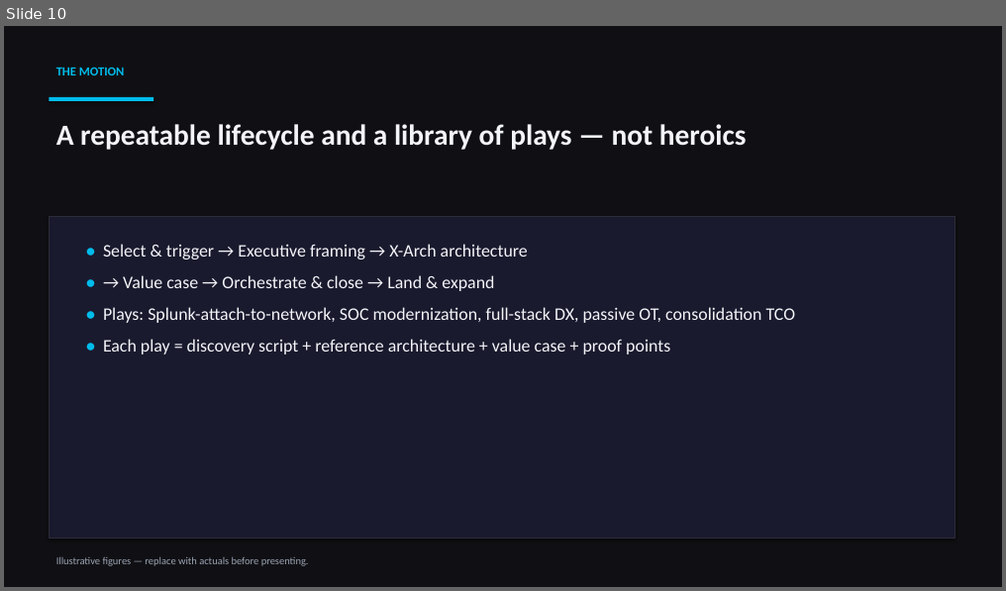
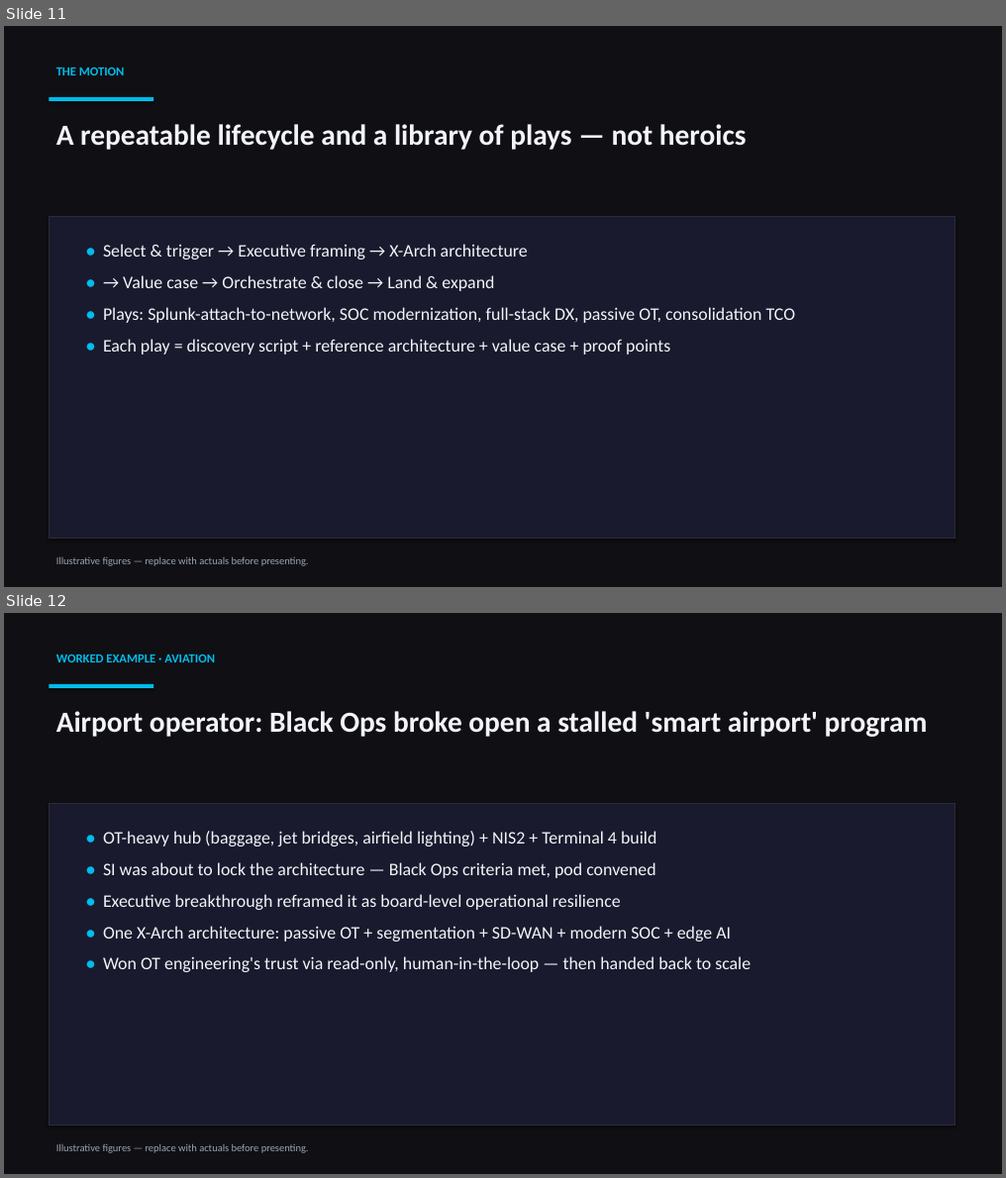
Before and after one commit to rcasey1978/FieldCTO_TacticalSelling, a slide deck: Field-CTO-XArch-Business-Case.pptx. Shown one above the other, each under a label of ours: slide 10 before the commit, slides 11 and 12 after it. The pictures are 1006x591 and 1006x1178 pixels, drawn with LibreOffice and Linux fonts; fonts in the diff are those of the drawing. Boxes give left, top, right and bottom in pixels: in the first picture for what was removed or moved away, otherwise in the second. Text is boxed around its words. In the diff, an @@ line names an element or a change of style, - is before the commit and + after.

```diff
--- a/Field-CTO-XArch-Business-Case.pptx
+++ b/Field-CTO-XArch-Business-Case.pptx
@@ slide 12 added at bbox=[4, 613, 1002, 1174], background #FFFFFF @@
@@ rectangle added at bbox=[4, 613, 1002, 1174], fill #101014 @@
@@ text added at bbox=[56, 654, 215, 663], 12 pt, text #00BCEB, bold @@
+WORKED EXAMPLE · AVIATION
@@ rectangle added at bbox=[49, 684, 153, 688], fill #00BCEB @@
@@ text added at bbox=[56, 711, 928, 737], 28 pt, text #F2F4F8, bold @@
+Airport operator: Black Ops broke open a stalled 'smart airport' program
@@ rectangle added at bbox=[49, 804, 954, 1126], fill #1A1A2E, outline #2C2C3A 1 pt @@
@@ text added at bbox=[103, 831, 750, 972], 17 pt, text #F2F4F8 @@
+• OT-heavy hub (baggage, jet bridges, airfield lighting) + NIS2 + Terminal 4 build
+• SI was about to lock the architecture — Black Ops criteria met, pod convened
+• Executive breakthrough reframed it as board-level operational resilience
+• One X-Arch architecture: passive OT + segmentation + SD-WAN + modern SOC + edge AI
+• Won OT engineering's trust via read-only, human-in-the-loop — then handed back to scale
@@ text added at bbox=[56, 1144, 309, 1154], 10 pt, text #9AA3B2 @@
+Illustrative figures — replace with actuals before presenting.
@@ what was slide 10 is now slide 11 @@
```
Also in this commit, not shown: 1 other slide added, 6 other files.
